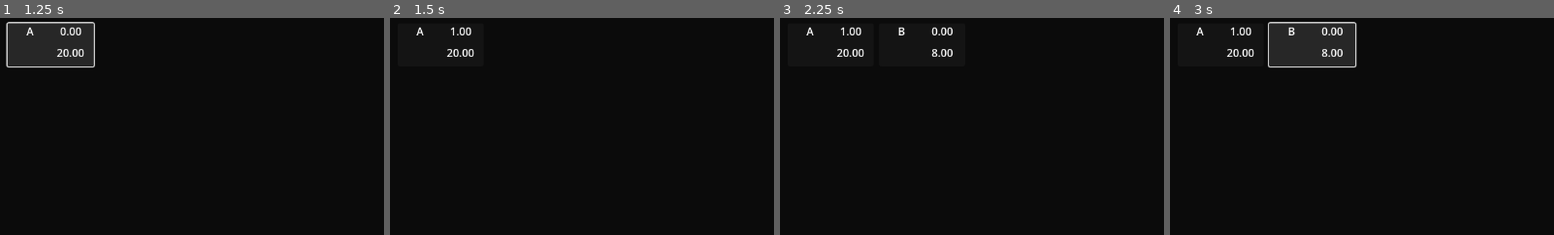
Above: before the commit, frames 1-4 (left to right).
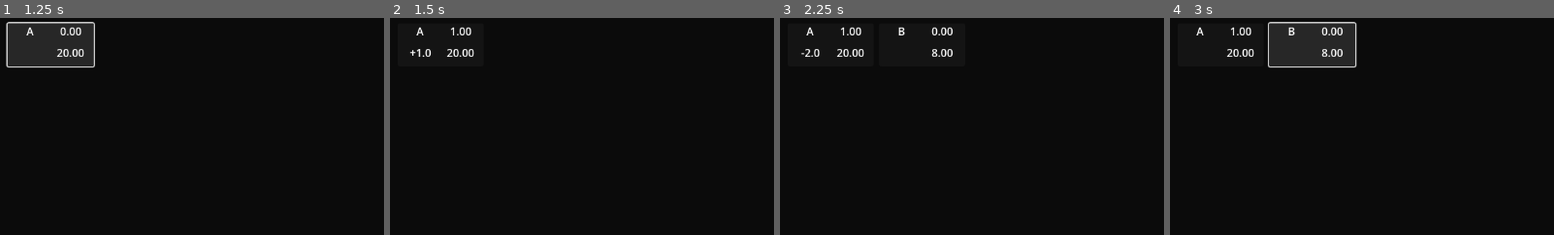
Above: after the commit, the same moments.

Repository: Carth501/The-Big-Grid
Game: Godot game, scene res://scenes/Game.tscn
Same seed, same stepped clock (60 frames per second), same inputs: the game is played once before the commit and once after it.
Inputs:
- Up to frame 1 (1.25 s): click "[center]A[/center]" at 0.5 s
- Up to frame 2 (1.5 s): click "Increment A" at 1.25 s
- Up to frame 3 (2.25 s): click "Trade A for B" at 2 s
- Up to frame 4 (3 s): click "[center]B[/center]" at 2.75 s
The pictures show only the part of the screen within x 0-50%, y 0-50%; the shares and areas given below are measured in that part.

Frame 1 is identical in both runs. In frame 2, 0.1% of the frame differs, in the area x 5-11%, y 14-18%; in frame 3, less than 0.1%; in frame 4, nothing differs.

Commit message:
restore filter functionality

Diff:
--- a/scenes/Game.tscn
+++ b/scenes/Game.tscn
@@ -1,13 +1,14 @@
-[gd_scene load_steps=9 format=3 uid="uid://c7robvmy3qjic"]
+[gd_scene load_steps=10 format=3 uid="uid://c7robvmy3qjic"]
 
 [ext_resource type="Script" path="res://scripts/GameController.gd" id="1_kvsp4"]
 [ext_resource type="Script" path="res://scripts/display/SupplyCollectionDisplay.gd" id="2_iwxov"]
-[ext_resource type="Script" path="res://scripts/ActionPanel.gd" id="3_n23ff"]
+[ext_resource type="Script" path="res://scripts/display/ActionPanel.gd" id="3_n23ff"]
 [ext_resource type="Script" path="res://scripts/logic/MachineFactory.gd" id="4_e1gh5"]
-[ext_resource type="Script" path="res://scripts/DevelopmentDisplay.gd" id="4_p32ci"]
+[ext_resource type="Script" path="res://scripts/display/DevelopmentDisplay.gd" id="4_p32ci"]
 [ext_resource type="Script" path="res://scripts/logic/SupplyCollection.gd" id="5_vwwhk"]
-[ext_resource type="Script" path="res://scripts/ActionManager.gd" id="6_fgv5p"]
+[ext_resource type="Script" path="res://scripts/logic/ActionManager.gd" id="6_fgv5p"]
 [ext_resource type="Script" path="res://scripts/logic/DevelopmentHandler.gd" id="7_ce23n"]
+[ext_resource type="PackedScene" uid="uid://ccwb8ttiqyrku" path="res://scenes/display/FilterForeman.tscn" id="9_iev5w"]
 
 [node name="Game" type="Node" node_paths=PackedStringArray("supply_collection", "action_manager")]
 script = ExtResource("1_kvsp4")
@@ -85,10 +86,11 @@
 theme_override_constants/margin_right = 8
 theme_override_constants/margin_bottom = 8
 
-[node name="HFlowContainer" type="HFlowContainer" parent="Display/MiddleSplit/RightSplit/ActionBackground/ActionScrollContainer/MarginContainer" node_paths=PackedStringArray("action_manager")]
+[node name="HFlowContainer" type="HFlowContainer" parent="Display/MiddleSplit/RightSplit/ActionBackground/ActionScrollContainer/MarginContainer" node_paths=PackedStringArray("action_manager", "filter_foreman")]
 layout_mode = 2
 script = ExtResource("3_n23ff")
 action_manager = NodePath("../../../../../../../Logic/ActionManager")
+filter_foreman = NodePath("../../../../../../../Logic/FilterForeman")
 
 [node name="DevBackground" type="ColorRect" parent="Display/MiddleSplit/RightSplit"]
 clip_contents = true
@@ -135,6 +137,9 @@
 action_manager = NodePath("../ActionManager")
 supply_collection = NodePath("../SupplyCollection")
 
+[node name="FilterForeman" parent="Logic" instance=ExtResource("9_iev5w")]
+
 [connection signal="new_supply" from="Logic/SupplyCollection" to="Display/MiddleSplit/SupplyBackground/SupplyScrollContainer/MarginContainer/HFlowContainer" method="_on_supply_collection_new_supply"]
 [connection signal="new_action" from="Logic/ActionManager" to="Display/MiddleSplit/RightSplit/ActionBackground/ActionScrollContainer/MarginContainer/HFlowContainer" method="build_action_button"]
 [connection signal="complete_development" from="Logic/DevelopmentHandler" to="Display/MiddleSplit/RightSplit/DevBackground/DevScrollContainer/MarginContainer/HFlowContainer" method="disable_dev"]
+[connection signal="update_filter" from="Logic/FilterForeman" to="Display/MiddleSplit/SupplyBackground/SupplyScrollContainer/MarginContainer/HFlowContainer" method="filter"]
--- a/scenes/display/ActionPanel.tscn
+++ b/scenes/display/ActionPanel.tscn
@@ -1,6 +1,6 @@
 [gd_scene load_steps=2 format=3 uid="uid://cy8q14olyp3e6"]
 
-[ext_resource type="Script" path="res://scripts/ActionPanel.gd" id="1_qijeb"]
+[ext_resource type="Script" path="res://scripts/display/ActionPanel.gd" id="1_qijeb"]
 
 [node name="ActionPanel" type="Control"]
 layout_mode = 3
--- /dev/null
+++ b/scenes/display/FilterForeman.tscn
@@ -0,0 +1,6 @@
+[gd_scene load_steps=2 format=3 uid="uid://ccwb8ttiqyrku"]
+
+[ext_resource type="Script" path="res://scripts/display/FilterForeman.gd" id="1_rjfjn"]
+
+[node name="FilterForeman" type="Node"]
+script = ExtResource("1_rjfjn")
--- a/scripts/ActionPanel.gd
+++ b/scripts/display/ActionPanel.gd
@@ -2,6 +2,7 @@
 
 @onready var action_package := preload("res://scenes/display/ActionButton.tscn")
 @export var action_manager : Action_Manager
+@export var filter_foreman : Filter_Foreman
 var action_ids := []
 
 func build_action_button(id : String):
@@ -23,20 +24,20 @@
 	action_ids.append(id)
 	new_button.declare_changes.connect(set_filter)
 	new_button.end_filter.connect(unset_filter)
-	new_button.declare_focus.connect(announce_focus)
+	new_button.declare_focus.connect(set_focus)
 	new_button.end_focus.connect(unset_focus)
 
 func push_action(id : String):
 	action_manager.apply_action(id)
 
 func set_filter(id : String):
-	pass
+	filter_foreman.set_primary_filter(id)
 
 func unset_filter():
-	pass
+	filter_foreman.clear_primary_filter()
 
-func announce_focus(id : String):
-	pass
+func set_focus(id : String):
+	filter_foreman.set_secondary_filter(id)
 
 func unset_focus():
-	pass
+	filter_foreman.clear_secondary_filter()
--- a/scripts/dual_button.gd
+++ b/scripts/display/DualButton.gd
@@ -13,3 +13,5 @@
 				left_click.emit()
 			MOUSE_BUTTON_RIGHT:
 				right_click.emit()
+	elif event is InputEventKey and event.keycode == KEY_SPACE and event.pressed:
+		left_click.emit()
--- /dev/null
+++ b/scripts/display/FilterForeman.gd
@@ -0,0 +1,36 @@
+class_name Filter_Foreman extends Node
+
+signal update_filter(filter : Dictionary)
+
+var primary_filter : Dictionary
+var secondary_filter : Dictionary
+
+func set_primary_filter(id : String):
+	primary_filter = dereference(id)
+	choose_filter()
+
+func set_secondary_filter(id : String):
+	secondary_filter = dereference(id)
+	choose_filter()
+
+func clear_primary_filter():
+	primary_filter = {}
+	choose_filter()
+
+func clear_secondary_filter():
+	secondary_filter = {}
+	choose_filter()
+
+func choose_filter():
+	if(primary_filter != {}):
+		apply_filter(primary_filter)
+	elif(secondary_filter != {}):
+		apply_filter(secondary_filter)
+	else:
+		apply_filter({})
+
+func apply_filter(filter : Dictionary):
+	update_filter.emit(filter)
+
+func dereference(id : String) -> Dictionary:
+	return ActionsSingle.data[id].changes
--- a/scripts/display/SupplyCollectionDisplay.gd
+++ b/scripts/display/SupplyCollectionDisplay.gd
@@ -9,3 +9,22 @@
 	add_child(new_supply_display)
 	new_supply_display.setup(id, supply_collection)
 	supply_display_catalogue[id] = new_supply_display
+
+func filter(new_filter : Dictionary):
+	print(str("filter ", new_filter))
+	if(new_filter == {}):
+		print("empty filter")
+		for supply_display_id in supply_display_catalogue:
+			var supply_display = supply_display_catalogue[supply_display_id]
+			supply_display.set_active(true)
+			supply_display.clear_delta_display()
+	else:
+		for supply_display_id in supply_display_catalogue:
+			var supply_display = supply_display_catalogue[supply_display_id]
+			if(new_filter.has(supply_display_id)):
+				supply_display.set_active(true)
+				var deltas = new_filter[supply_display_id].deltas
+				supply_display.set_delta_display(deltas)
+			else:
+				supply_display.set_active(false)
+				supply_display.clear_delta_display()
--- a/scripts/display/SupplyDisplay.gd
+++ b/scripts/display/SupplyDisplay.gd
@@ -27,8 +27,14 @@
 func set_max_display(value):
 	max_label.text = center(str("%.2f" % value))
 
-func set_delta_display(value):
-	delta_label.text = center(str("%.2f" % value))
+func set_delta_display(values : Array):
+	var value_string = ""
+	for value in values:
+		value_string += str("%+.1f" % value)
+	delta_label.text = center(value_string)
+
+func clear_delta_display():
+	delta_label.text = ""
 
 func center(text : String) -> String:
 	return str("[center]", text, "[/center]")
Renamed: scripts/DevelopmentDisplay.gd -> scripts/display/DevelopmentDisplay.gd
Renamed: scripts/ActionManager.gd -> scripts/logic/ActionManager.gd
